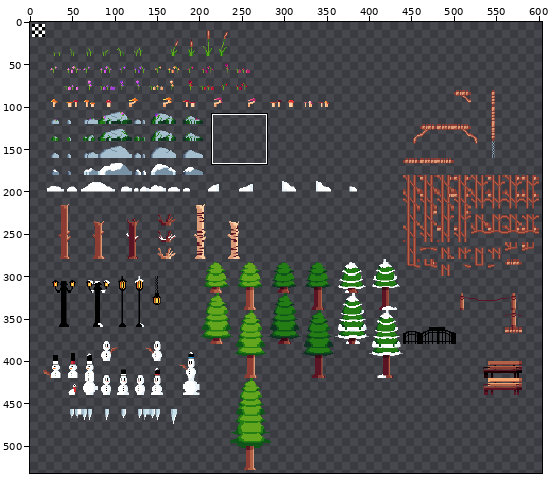
One commit to this sprite sheet: Goose with a Scarf/tilesets/tlsDeco16/output_tileset.png. Above, an overview of the earlier version with the close-up marked.
Close-up. As it was:
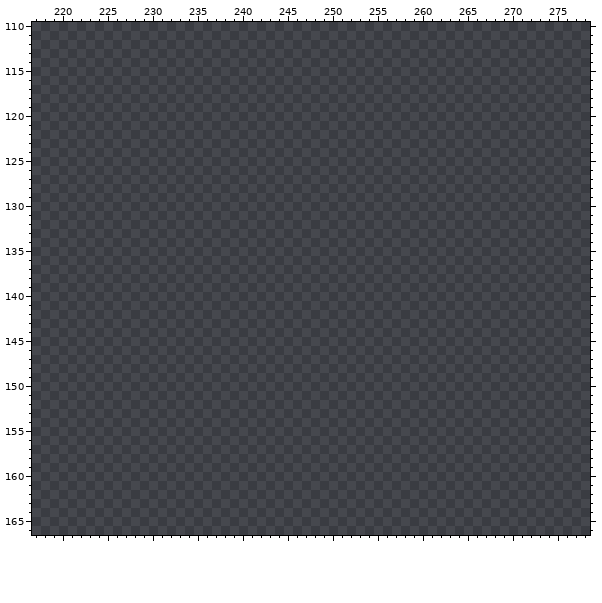
The file is 620x620 pixels. Shown: x 217..278, y 110..166. The wide view leaves out empty margins. The commit also changed other parts of the picture, which this record leaves out.
After:
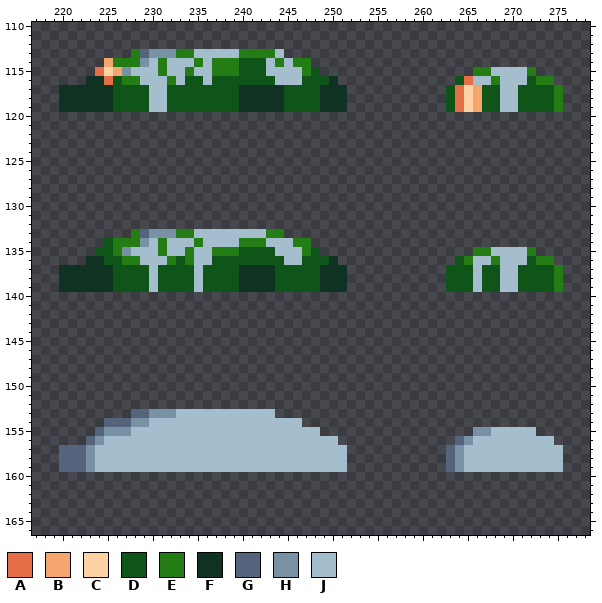
Palette (. is transparent): A #e66e46  B #f5a56e  C #ffd2a5  D #0f5519  E #237d14  F #0f3223  G #55647d  H #7891a5  J #a5becd
Changes in this commit:
y 113: x 228..244 ................. -> EGHHHEEJJJJJEEEEJ
y 114: x 225..247 ....................... -> BEEEHJEJJJEJEEEDDDJEJEE
y 115: x 224..248 ......................... -> ACBHJJJEJJEJJEEEDDDJJJJED; x 266..272 ....... -> EEJJJJE
y 116: x 223..250 ............................ -> FFADEEJJJEJDDJDDDDDDDJJJDDDF; x 264..274 ........... -> DAJJEJJJDEE
y 117..119: x 220..251 ................................ -> FFFFFFDDDDJJDDDDDDDDFFFFFDDDDFFF; x 263..275 ............. -> DACBDDJJDDDDE
y 133: x 228..244 ................. -> EGHHHEEJJJJJJJJEE
y 134: x 225..247 ....................... -> DEEEHJEJJJEJJJJEEEJJJEE
y 135: x 224..248 ......................... -> DDEHJJJEJJEJJEEEDDDDJJJED; x 266..272 ....... -> EEJJJJE
y 136: x 223..250 ............................ -> FFDDEEJJJEDEJJDDDDDDDDJJDDDF; x 264..274 ........... -> DEJJEJJJDEE
y 137..139: x 220..251 ................................ -> FFFFFFDDDDJDDDDJDDDDFFFFDDDDDFFF; x 263..275 ............. -> DDDJDDJJDDDDE
y 153: x 228..243 ................ -> GGHHHJJJJJJJJJJJ
y 154: x 225..246 ...................... -> GGGHHJJJJJJJJJJJJJJJJJ
y 155: x 224..248 ......................... -> GHHHJJJJJJJJJJJJJJJJJJJJJ; x 266..272 ....... -> HHJJJJJ
y 156: x 223..250 ............................ -> GHJJJJJJJJJJJJJJJJJJJJJJJJJJ; x 264..274 ........... -> GHJJJJJJJJJ
y 157..159: x 220..251 ................................ -> GGGHJJJJJJJJJJJJJJJJJJJJJJJJJJJJ; x 263..275 ............. -> GHJJJJJJJJJJJ
Changed places in both close-ups, as pixel boxes (x1, y1, x2, y2):
added: (59, 49, 347, 112)
added: (446, 67, 563, 112)
added: (59, 229, 347, 292)
added: (446, 247, 563, 292)
added: (59, 409, 347, 472)
added: (446, 427, 563, 472)
